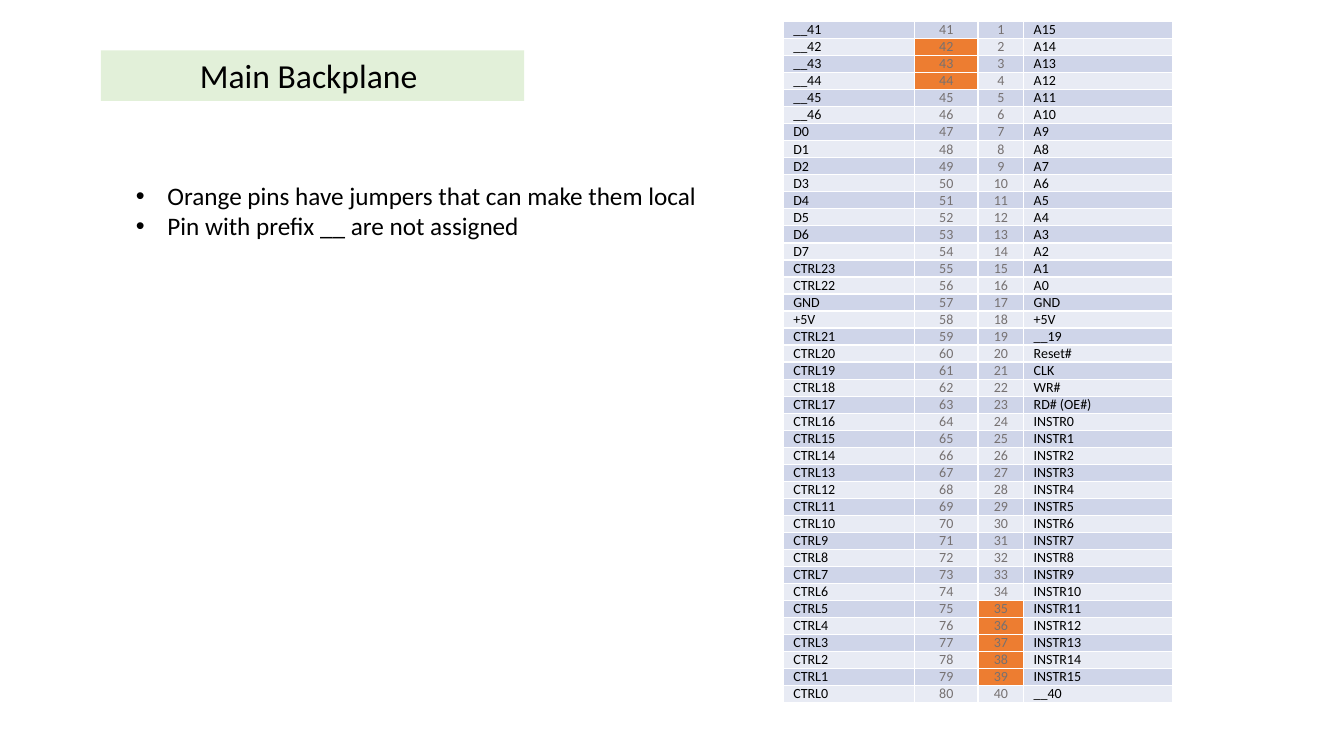
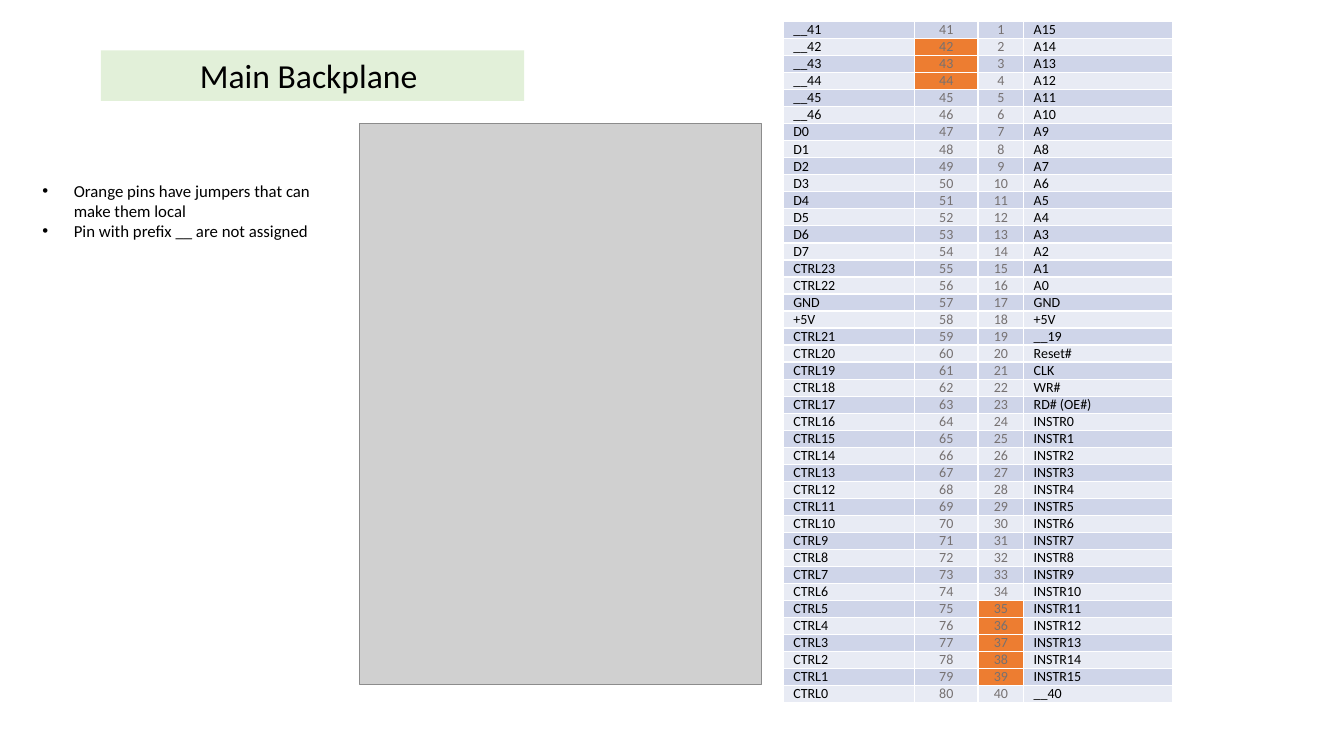
Before and after one commit to gilkeidar/ByteFrost, a slide deck: slide 6 of Documentation/ByteFrost v3.0.pptx (slide 4 before the commit). Drawn at 1344x756 pixels with LibreOffice and Linux fonts; fonts in the diff are those of the drawing; grey boxes stand for pictures; background and template pictures are left out. Boxes give left, top, right and bottom in pixels: in the first picture for what was removed or moved away, otherwise in the second. Text is boxed around its words. In the diff, an @@ line names an element or a change of style, - is before the commit and + after.

```diff
--- a/Documentation/ByteFrost v3.0.pptx
+++ b/Documentation/ByteFrost v3.0.pptx
@@ picture added at (360,123,762,685) @@
@@ text "Orange pins have jumpers that ...": place and size @@
-text "Orange pins have jumpers that ..." at (167,187,695,240)
+text "Orange pins have jumpers that ..." at (74,185,310,240)
@@ text "Orange pins have jumpers that ..." at (74,185,310,240): size 18 to 12 pt @@
```
Also in this commit, not shown: 7 other slides changed, 5 slides added, 6 slides removed, 1 other file.
